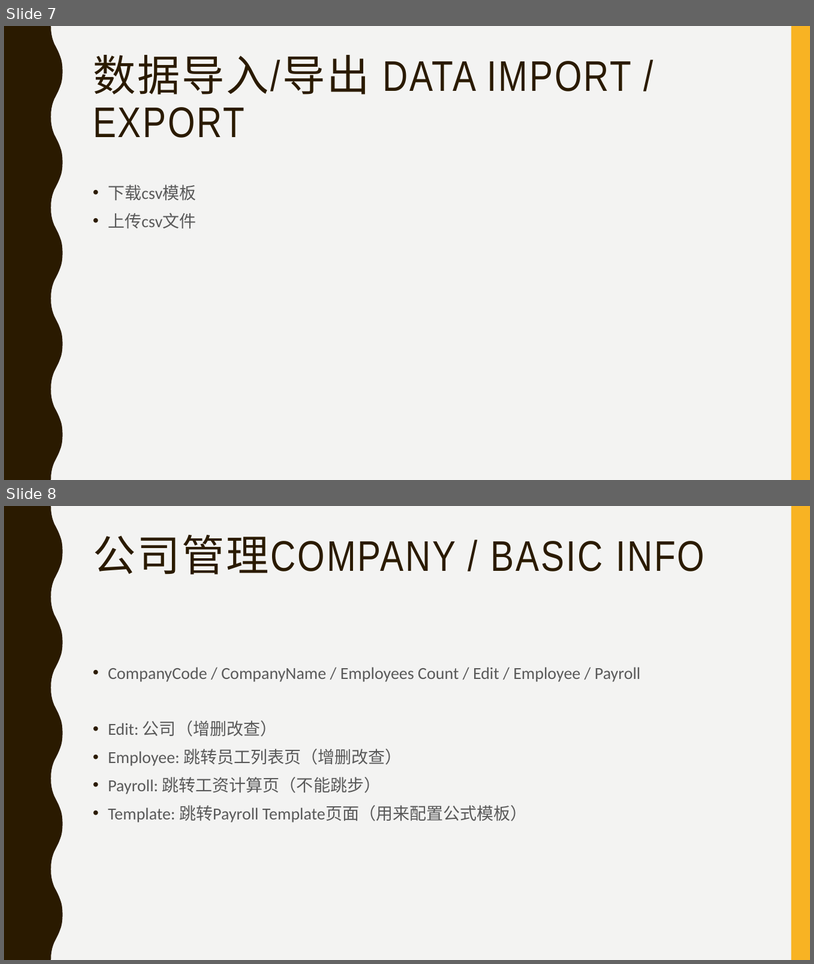
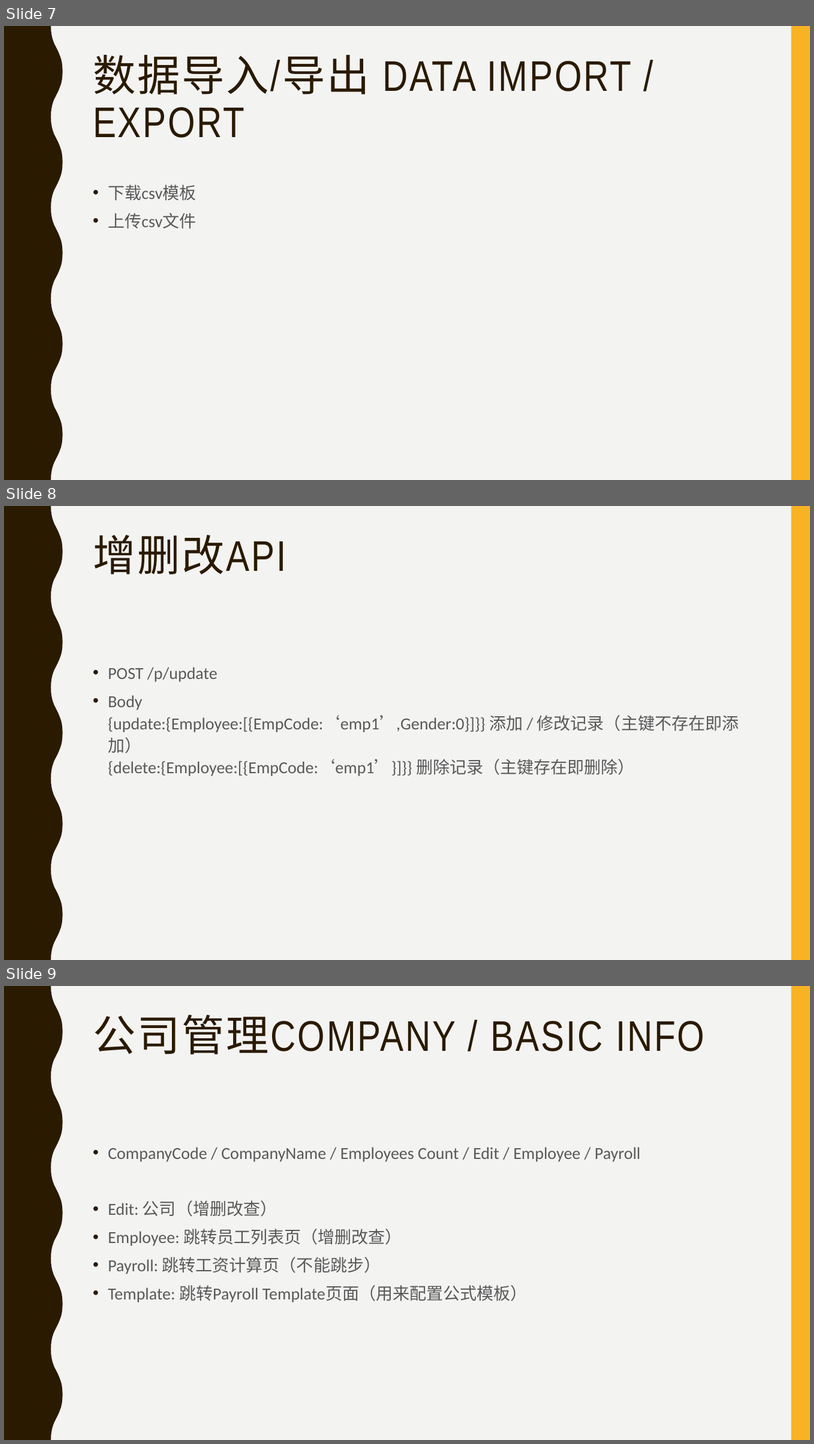
Before and after one commit to payrolls/payrolls.github.io, a slide deck: doc/Payroll Web UI.pptx. Shown one above the other, each under a label of ours: slides 7 and 8 before the commit, slides 7, 8 and 9 after it. The pictures are 814x964 and 814x1444 pixels, drawn with LibreOffice and Linux fonts; fonts in the diff are those of the drawing. Boxes give left, top, right and bottom in pixels: in the first picture for what was removed or moved away, otherwise in the second. Text is boxed around its words. In the diff, an @@ line names an element or a change of style, - is before the commit and + after.

Commit message:
增删改api已实现

```diff
--- a/doc/Payroll Web UI.pptx
+++ b/doc/Payroll Web UI.pptx
@@ slide 8 added at [4,506,810,960], background #F3F3F2; not listed: 2 template elements that a slide beside it also shows @@
@@ title added at [93,535,286,574], 51 pt, text #2A1A00 @@
+增删改API
@@ text added at [108,667,739,776], 20 pt, text #595959 @@
+• POST /p/update
+• Body
+  {update:{Employee:[{EmpCode:‘emp1’,Gender:0}]}} 添加 / 修改记录（主键不存在即添加）
+  {delete:{Employee:[{EmpCode:‘emp1’}]}} 删除记录（主键存在即删除）
@@ what was slide 8 is now slide 9 @@
```
Also in this commit, not shown: 1 slide changed.
